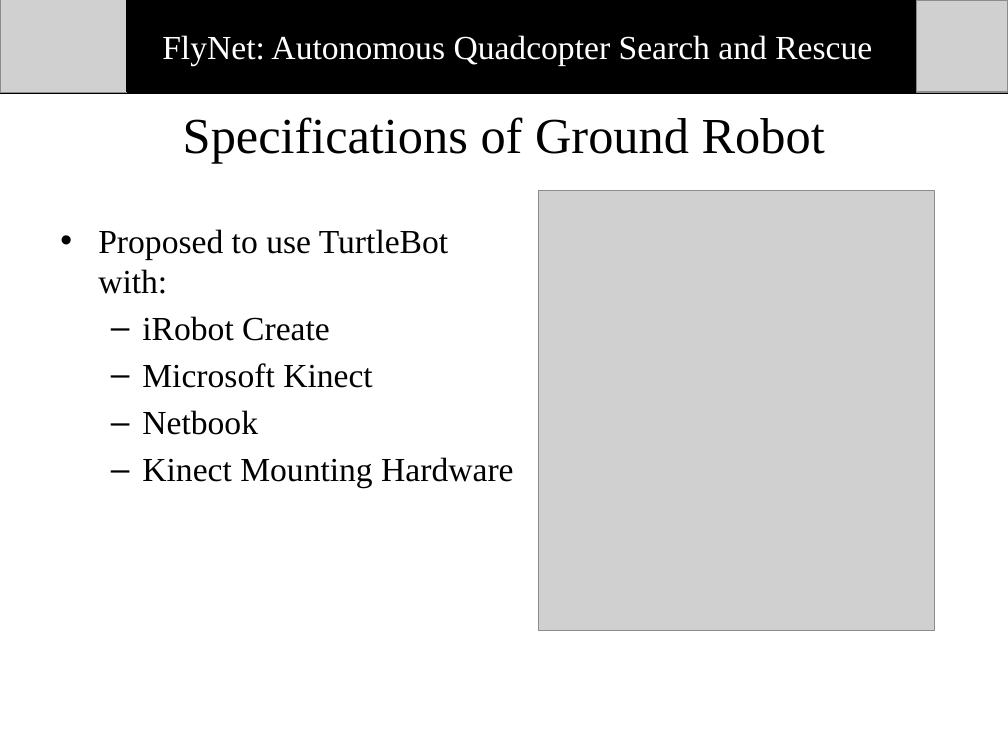
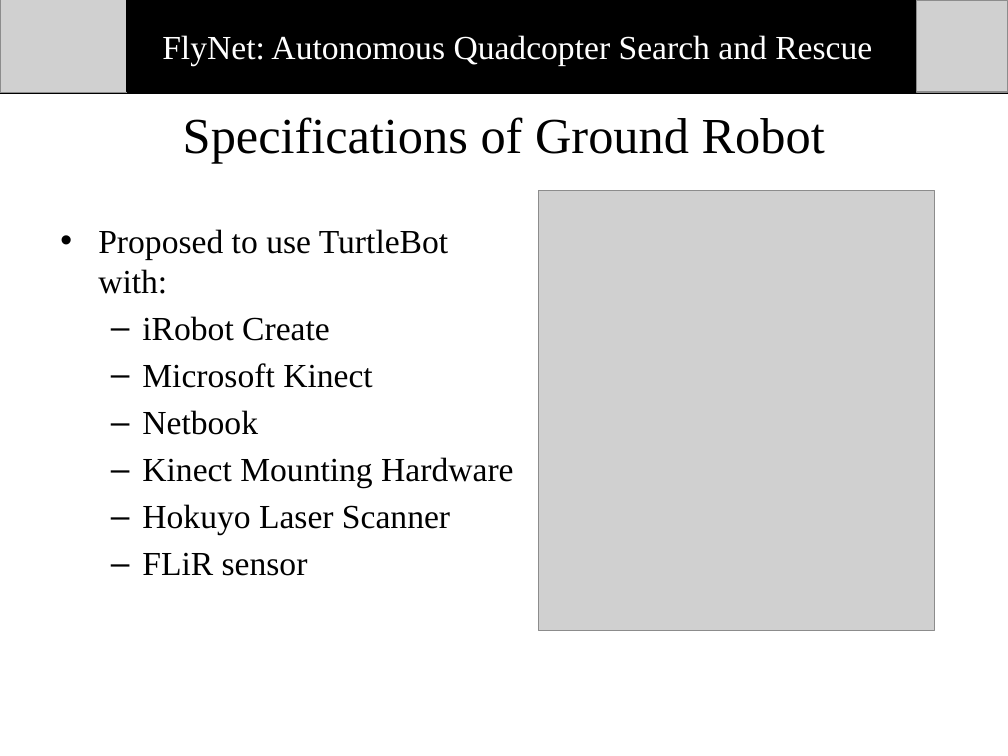
Before and after one commit to dtbinh/FlyNet, a slide deck: slide 6 of Presentations/CDR_Fall_2015/Individual_Slides/Prashant/Final_Presentation.pptx. Drawn at 1008x756 pixels with LibreOffice and Linux fonts; fonts in the diff are those of the drawing; grey boxes stand for pictures. Boxes give left, top, right and bottom in pixels: in the first picture for what was removed or moved away, otherwise in the second. Text is boxed around its words. In the diff, an @@ line names an element or a change of style, - is before the commit and + after.

```diff
--- a/Presentations/CDR_Fall_2015/Individual_Slides/Prashant/Final_Presentation.pptx
+++ b/Presentations/CDR_Fall_2015/Individual_Slides/Prashant/Final_Presentation.pptx
@@ text at [142, 504, 450, 576]: paragraphs added @@
+  – Hokuyo Laser Scanner
+  – FLiR sensor
```
Also in this commit, not shown: 3 other slides changed, 1 slide removed.
